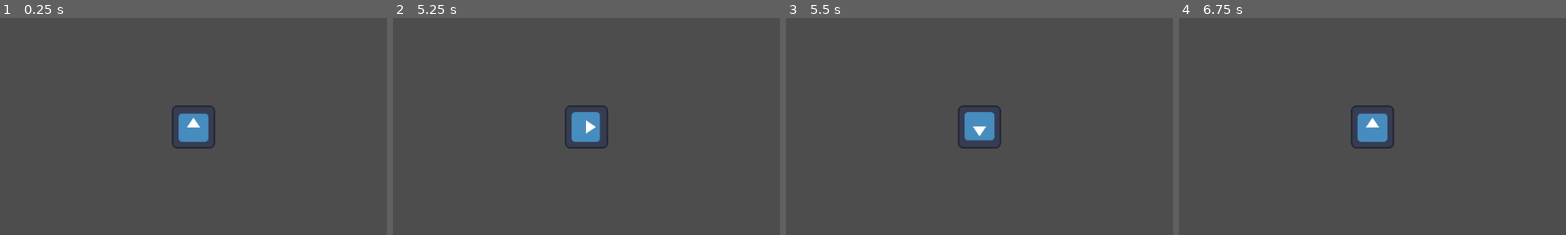
Above: before the commit, frames 1-4 (left to right).
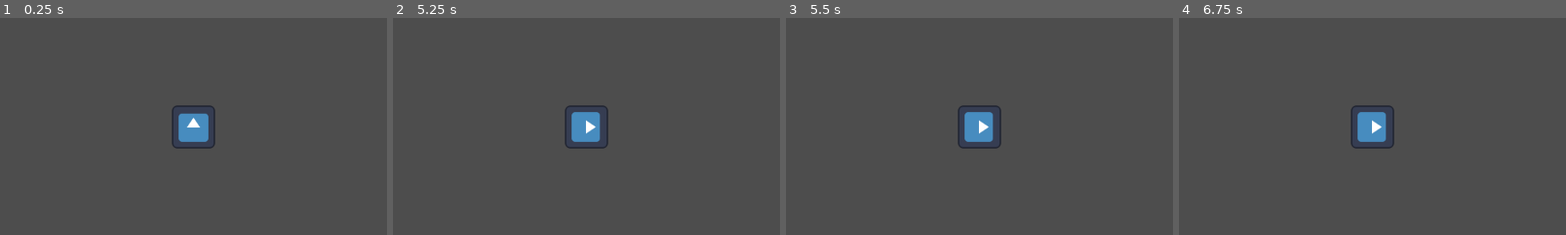
Above: after the commit, the same moments.

Repository: questionmark5482/Beat-Hunter
Game: Godot game, scene res://Scenes/stage.tscn
Two runs of this game, one before a commit and one after it. Both use one fixed random seed, a clock stepped at 60 frames per second and the inputs below. The engine's default icon, where the game draws it, is replaced by a stand-in: a white triangle on a blue panel in a dark square.
Inputs:
- Up to frame 1 (0.25 s): no input
- Up to frame 2 (5.25 s): tap Enter at 0.5, 2, 3.5 s; hold Right (ui_right) 0.53-1.28 s; hold J (attack) 0.53-1.28 s; tap Space (dance) at 0.8, 1.25, 1.35, 2.75, 3.8, 4.25, 4.35 s; hold Down (ui_down) 1.28-2.03 s; tap K (defend) at 1.55, 4.55 s; hold Right (ui_right) 2.03-2.78 s; hold K (defend) 2.03-2.78 s; tap L (dodge) at 2.3, 2.85 s; hold Up (ui_up) 2.78-3.53 s; tap J (attack) at 3.05 s; hold J (attack) 3.53-4.28 s; hold Left (ui_left) 3.53-5.03 s; hold Down (ui_down) from 5.03 s (still down); hold K (defend) from 5.03 s (still down)
- Up to frame 3 (5.5 s): keep holding Down (ui_down); keep holding K (defend); tap L (dodge) at 5.3 s
- Up to frame 4 (6.75 s): release Down (ui_down) at 5.78 s; release K (defend) at 5.78 s; hold Right (ui_right) 5.78-6.53 s; tap L (dodge) at 5.85 s; tap J (attack) at 6.05 s; hold Up (ui_up) from 6.53 s (still down); hold J (attack) from 6.53 s (still down)
The pictures show only the part of the screen within x 25-75%, y 25-75%; the shares and areas given below are measured in that part.

Frames 1-2 are identical in both runs. In frame 3, 0.2% of the frame differs, in the area x 46-54%, y 43-58%; in frame 4, 0.2%.

Commit message:
Add some sounds

Diff:
--- a/Scripts/Player_state_machine.gd
+++ b/Scripts/Player_state_machine.gd
@@ -13,6 +13,7 @@
 
 const STATE_RUN = "run"
 const STATE_DANCE = "dance"
+const SUBSTATE_IDLE = "idle"
 const SUBSTATE_ATTACK = "attack"
 const SUBSTATE_DEFEND = "defend"
 const SUBSTATE_DODGE = "dodge"
@@ -47,15 +48,18 @@
 			handle_dodge_substate(delta)
 
 func handle_attack_substate(delta):
-	# Implement attack logic here
+	print("Dance_Attack!")
+	current_substate = SUBSTATE_IDLE
 	pass
 
 func handle_defend_substate(delta):
-	# Implement defend logic here
+	print("Dance_Defend!")
+	current_substate = SUBSTATE_IDLE
 	pass
 
 func handle_dodge_substate(delta):
-	# Implement dodge logic here
+	print("Dance_dodge!")
+	current_substate = SUBSTATE_IDLE
 	pass
 
 func _input(event):
@@ -69,11 +73,13 @@
 	if event.is_action_pressed("dance"):
 		print("Enter Dance State")
 		current_state = STATE_DANCE
-		current_substate = SUBSTATE_ATTACK
+		current_substate = SUBSTATE_IDLE
 
 func handle_dance_state_input(event):
 	# Problem is here. Attack state can ony detect attack.
 	match current_substate:
+		SUBSTATE_IDLE:
+			handle_idle_substate_input(event)
 		SUBSTATE_ATTACK:
 			handle_attack_substate_input(event)
 		SUBSTATE_DEFEND:
@@ -81,17 +87,19 @@
 		SUBSTATE_DODGE:
 			handle_dodge_substate_input(event)
 
+func handle_idle_substate_input(event):
+	if event.is_action_pressed("attack"):
+		current_substate = SUBSTATE_ATTACK
+	if event.is_action_pressed("defend"):
+		current_substate = SUBSTATE_DEFEND
+	if event.is_action_pressed("dodge"):
+		current_substate = SUBSTATE_DODGE
+
 func handle_attack_substate_input(event):
-	if event.is_action_pressed("attack"):
-		print("Dance_Attack!")
-		current_substate = SUBSTATE_DEFEND
+	pass
 
 func handle_defend_substate_input(event):
-	if event.is_action_pressed("defend"):
-		print("Dance_Defend!")
-		current_substate = SUBSTATE_DODGE
+	pass
 
 func handle_dodge_substate_input(event):
-	if event.is_action_pressed("dodge"):
-		print("Dance_dodge!")
-		current_state = STATE_RUN
+	pass
Not shown, added: Audio/C_Chord.wav.import
Not shown, added: Audio/C_Note.wav.import
Not shown, added: Audio/E_Note.wav.import
Not shown, added: Audio/G_Note.wav.import
Not shown, added: Audio/C_Chord.wav
Not shown, added: Audio/C_Note.wav
Not shown, added: Audio/E_Note.wav
Not shown, added: Audio/G_Note.wav
